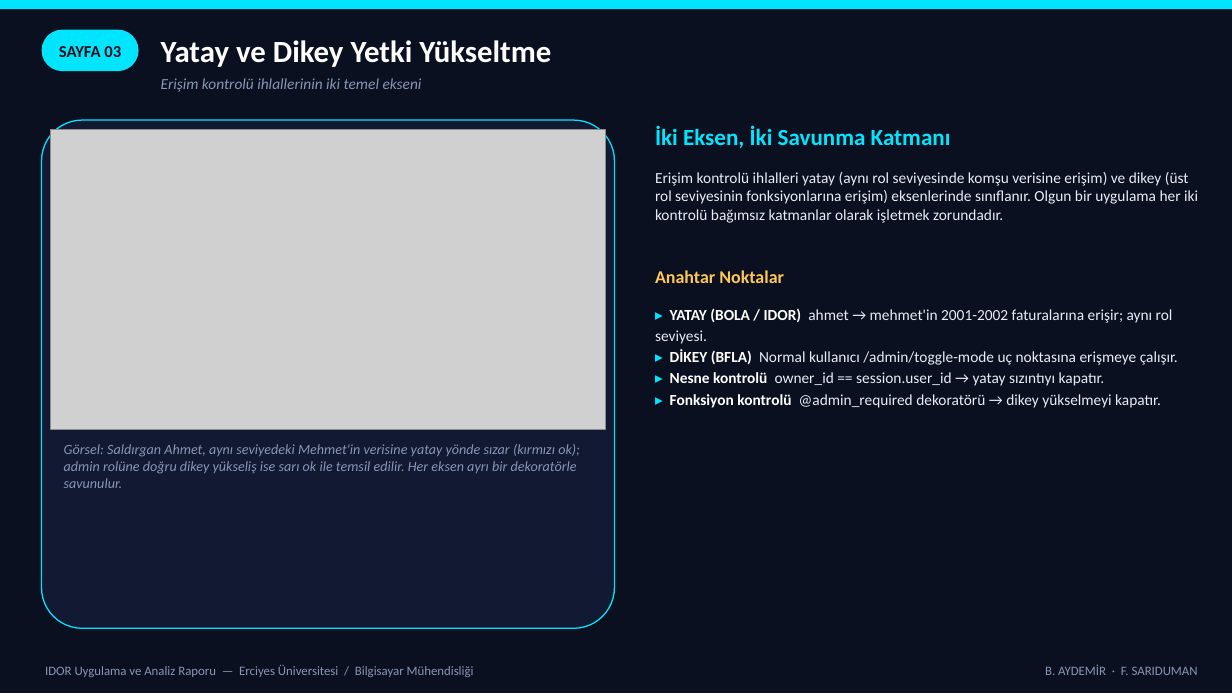
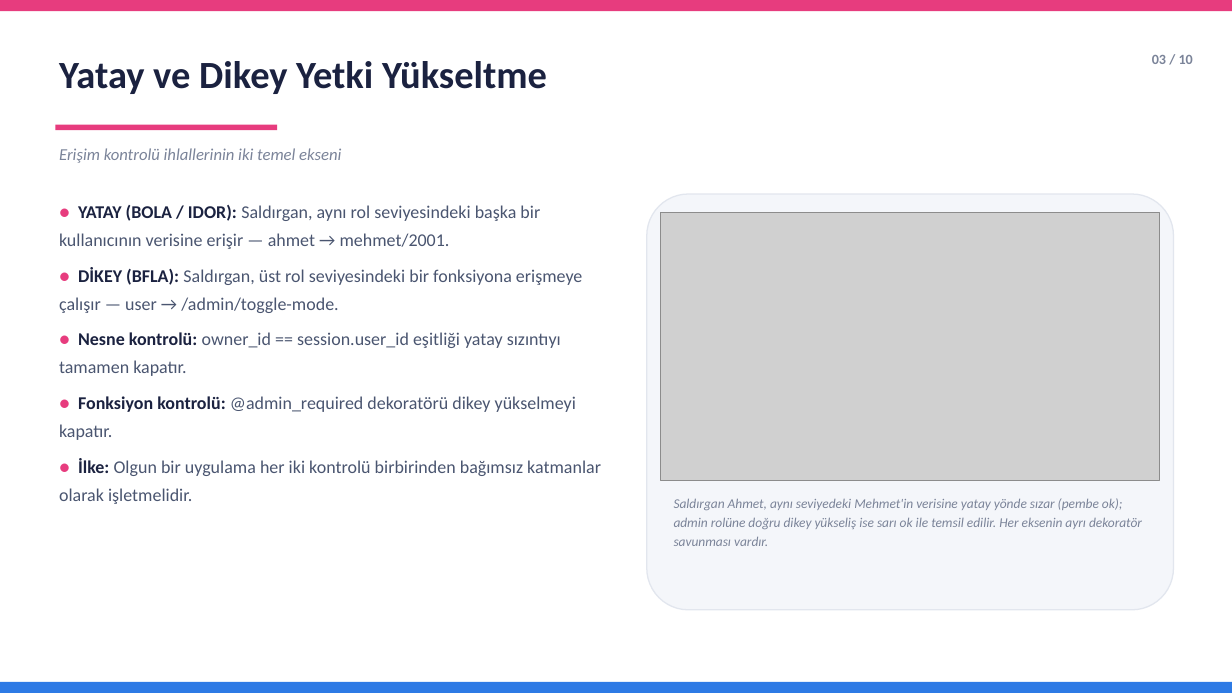
Before and after one commit to aydemirbrkay/IDOR, a slide deck: slide 4 of IDOR_Sunum.pptx. Drawn at 1232x693 pixels with LibreOffice and Linux fonts; fonts in the diff are those of the drawing; grey boxes stand for pictures. Boxes give left, top, right and bottom in pixels: in the first picture for what was removed or moved away, otherwise in the second. Text is boxed around its words. In the diff, an @@ line names an element or a change of style, - is before the commit and + after.

```diff
--- a/IDOR_Sunum.pptx
+++ b/IDOR_Sunum.pptx
@@ rectangle at (0,0,1232,11): fill #00E5FF to #E73C7E @@
@@ rectangle removed at (0,0,1232,693) @@
@@ rounded rectangle removed at (42,30,139,71) @@
@@ text "Yatay ve Dikey Yetki Yükseltme": place and size @@
-text "Yatay ve Dikey Yetki Yükseltme" at (161,40,551,67)
+text "Yatay ve Dikey Yetki Yükseltme" at (59,61,547,94)
@@ text "Yatay ve Dikey Yetki Yükseltme" at (59,61,547,94): size 24 to 30 pt, text colour #FFFFFF to #1B2240; line spacing 1 to 1.15; vertical alignment middle to top @@
@@ text "03 / 10" at (1152,55,1193,64): vertical alignment middle to top @@
@@ text at (1152,55,1193,64): text changed; size 13 to 11 pt; text colour #0B1020 to #7B8499 @@
-SAYFA 03
+03 / 10
@@ rounded rectangle removed at (42,120,615,628) @@
@@ picture removed at (51,129,605,430) @@
@@ text "Erişim kontrolü ihlallerinin iki temel ...": place and size @@
-text "Erişim kontrolü ihlallerinin iki temel ..." at (161,78,422,92)
+text "Erişim kontrolü ihlallerinin iki temel ..." at (59,148,341,163)
@@ text "Erişim kontrolü ihlallerinin iki temel ..." at (59,148,341,163): size 12 to 13 pt, text colour #8896B5 to #7B8499; line spacing 1 to 1.15 @@
@@ rectangle added at (55,125,277,130), fill #E73C7E @@
@@ text removed at (655,125,951,148) @@
-İki Eksen, İki Savunma Katmanı
@@ text removed at (655,172,1198,223) @@
-Erişim kontrolü ihlalleri yatay (aynı rol seviyesinde komşu verisine erişim) ve dikey (üst rol seviyesinin fonksiyonlarına erişim) eksenlerinde sınıflanır. Olgun bir uygulama her iki kontrolü bağımsız katmanlar olarak işletmek zorundadır.
@@ text added at (59,205,601,504), 14 pt, text #4A5570 @@
+● YATAY (BOLA / IDOR): Saldırgan, aynı rol seviyesindeki başka bir kullanıcının verisine erişir — ahmet → mehmet/2001.
+● DİKEY (BFLA): Saldırgan, üst rol seviyesindeki bir fonksiyona erişmeye çalışır — user → /admin/toggle-mode.
+● Nesne kontrolü: owner_id == session.user_id eşitliği yatay sızıntıyı tamamen kapatır.
+● Fonksiyon kontrolü: @admin_required dekoratörü dikey yükselmeyi kapatır.
+● İlke: Olgun bir uygulama her iki kontrolü birbirinden bağımsız katmanlar olarak işletmelidir.
@@ rounded rectangle added at (647,194,1174,610), fill #F4F6FA, outline #E2E6EE 1 pt @@
@@ picture added at (661,213,1160,481) @@
@@ text removed at (655,270,784,283) @@
-Anahtar Noktalar
@@ text removed at (655,308,1178,408) @@
-▸ YATAY (BOLA / IDOR) ahmet → mehmet'in 2001-2002 faturalarına erişir; aynı rol seviyesi.
-▸ DİKEY (BFLA) Normal kullanıcı /admin/toggle-mode uç noktasına erişmeye çalışır.
-▸ Nesne kontrolü owner_id == session.user_id → yatay sızıntıyı kapatır.
-▸ Fonksiyon kontrolü @admin_required dekoratörü → dikey yükselmeyi kapatır.
@@ text at (674,498,1142,546): text changed; size 11 to 10.5 pt; text colour #8896B5 to #7B8499 @@
-Görsel: Saldırgan Ahmet, aynı seviyedeki Mehmet'in verisine yatay yönde sızar (kırmızı ok); admin rolüne doğru dikey yükseliş ise sarı ok ile temsil edilir. Her eksen ayrı bir dekoratörle savunulur.
+Saldırgan Ahmet, aynı seviyedeki Mehmet'in verisine yatay yönde sızar (pembe ok); admin rolüne doğru dikey yükseliş ise sarı ok ile temsil edilir. Her eksenin ayrı dekoratör savunması vardır.
@@ rectangle added at (0,682,1232,693), fill #2D7AE5 @@
@@ text removed at (45,665,474,677) @@
-IDOR Uygulama ve Analiz Raporu — Erciyes Üniversitesi / Bilgisayar Mühendisliği
@@ text removed at (1045,664,1198,675) @@
-B. AYDEMİR · F. SARIDUMAN
```
Also in this commit, not shown: 11 other slides changed.
